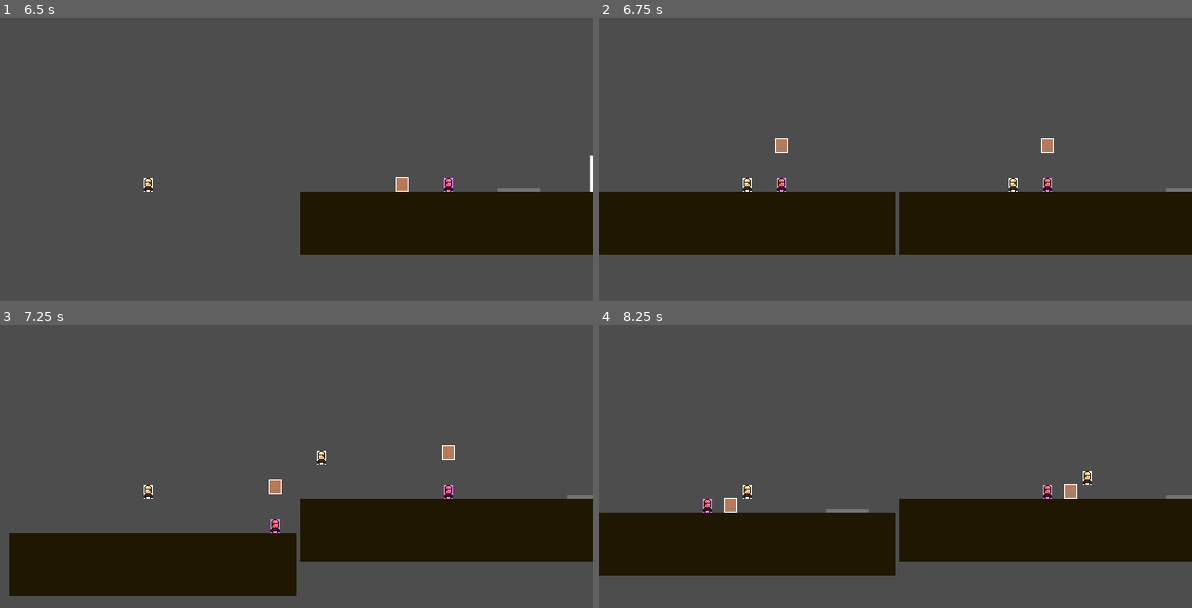
Above: before the commit, frames 1-4 (two rows, left to right).
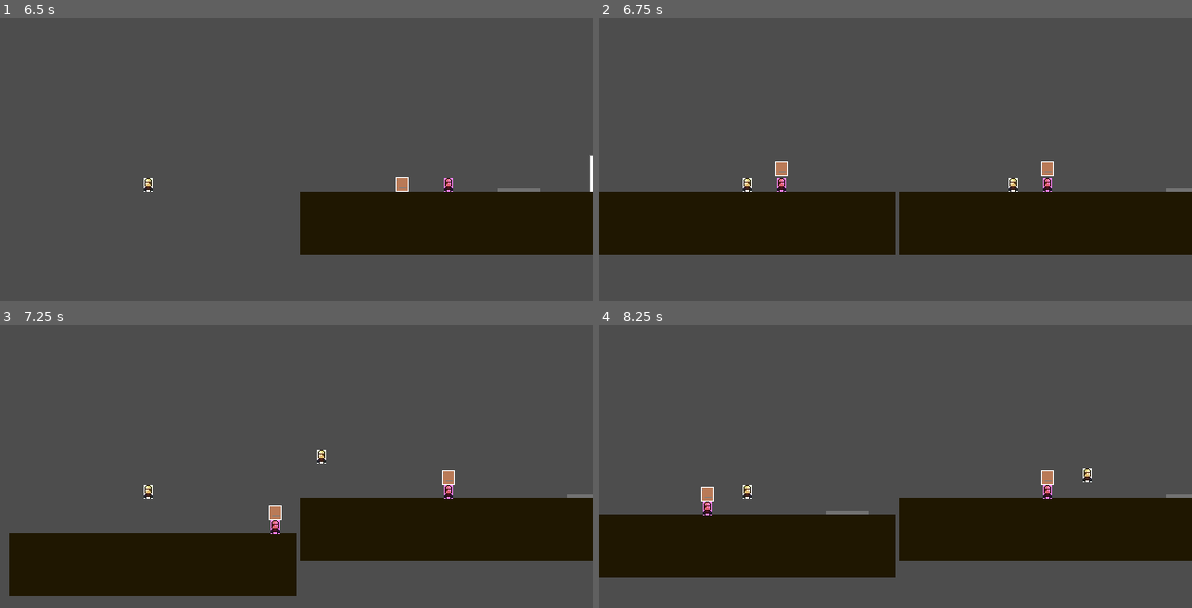
Above: after the commit, the same moments.

Repository: Darr3n2GG/Puzzle-Knights-2P-
Game: Godot game, scene res://Scenes/splitscreen.tscn
Two runs of this game, one before a commit and one after it. Both use one fixed random seed, a clock stepped at 60 frames per second and the inputs below.
Inputs:
- Up to frame 1 (6.5 s): hold D (1Right) 0.53-2.03 s; tap S (1Attack) at 0.6, 1.55, 2.1, 3.05, 3.6, 4.55, 5.1, 6.05 s; tap W (1Up) at 0.77, 1.52, 3.02, 3.77, 4.52, 6.02 s; tap Down (2Place) at 0.8, 1.35, 2.3, 2.85, 3.8, 4.35, 5.3, 5.85 s; hold A (1Left) 2.03-2.78 s; hold D (1Right) 2.78-4.28 s; hold A (1Left) 4.28-5.03 s; hold D (1Right) 5.03-5.78 s; tap Enter at 5.75 s; hold A (1Left) from 5.78 s (still down)
- Up to frame 2 (6.75 s): keep holding A (1Left); tap P (reset) at 6.5 s; tap S (1Attack) at 6.6 s
- Up to frame 3 (7.25 s): keep holding A (1Left); tap W (1Up) at 6.77 s; tap Down (2Place) at 6.8 s
- Up to frame 4 (8.25 s): release A (1Left) at 7.28 s; hold D (1Right) from 7.28 s (still down); tap Down (2Place) at 7.35 s; tap W (1Up) at 7.52 s; tap S (1Attack) at 7.55, 8.1 s

Frame 1 is identical in both runs. In frame 2, 0.5% of the frame differs, in the area x 29-77%, y 42-56%; in frame 3, 0.9%; in frame 4, 1.6%, in the area x 0-100%, y 50-90%.
Error after the commit: Attempt to call function 'start' in base 'null instance' on a null instance. (res://Characters/Players/Player.gd:59)

Commit message:
Attacking system
+attacking system
-a bug that makes it can't run

Diff:
--- a/Characters/Players/Player 1/player_1.tscn
+++ b/Characters/Players/Player 1/player_1.tscn
@@ -17,5 +17,9 @@
 region_enabled = true
 region_rect = Rect2(3, 1, 10, 15)
 
-[node name="CollisionShape2D" type="CollisionShape2D" parent="."]
+[node name="Hitbox" type="CollisionShape2D" parent="."]
 shape = SubResource("RectangleShape2D_0m543")
+
+[node name="Attacking" type="Timer" parent="."]
+
+[connection signal="timeout" from="Attacking" to="." method="_on_attacking_timeout"]
--- a/Characters/Players/Player.gd
+++ b/Characters/Players/Player.gd
@@ -1,6 +1,7 @@
 extends CharacterBody2D
 
 @onready var anim : Node = $Sprite2D
+@onready var atk : Node = $Attacking
 
 const speed : float = 200.0
 const jump_vel : float = -300.0
@@ -10,7 +11,12 @@
 
 @export var controls : Resource = null
 
+
+
+
 func _physics_process(delta):
+	attack()
+
 	if not is_on_floor():
 		velocity.y += gravity * delta
 
@@ -38,8 +44,29 @@
 		var collided = get_slide_collision(last_collided)
 		if collided.get_collider() is RigidBody2D:
 			collided.get_collider().apply_central_impulse(Vector2(-collided.get_normal().x * push_force,0))
-#
-#
+
+
+
+func _input(_event):
+	if Input.is_action_just_pressed("2Place"):
+		print("Wait, bro, we haven't add that.")
+		pass
+
+func attack():
+	if Input.is_action_just_pressed("1Attack"):
+		print("Bro is trying to attack")
+		global.p1_attacking = true
+		atk.start() #I don't know what's going on here, but I'll fix it
+
+
+func _on_attacking_timeout():
+	atk.stop()
+	global.p1_attacking = false
+
+
+
+
+
 #func update_animation():
 #	if velocity.y < 0:
 #		while not is_on_floor():
--- a/Creature/Dummy.gd
+++ b/Creature/Dummy.gd
@@ -1,5 +1,30 @@
 extends RigidBody2D
 
+var health = 10
+var p1_attackzone = false
+
+
 func _physics_process(_delta):
+	damaged()
+
 	if Input.is_action_just_pressed("reset"):
 		global_position = Vector2(0, -50)
+
+
+
+func _on_hitbox_body_entered(body):
+	if body.has_method("player_1"):
+		p1_attackzone = true
+
+
+func _on_hitbox_body_exited(body):
+	if body.has_method("player_1"):
+		p1_attackzone = false
+
+func damaged():
+	if p1_attackzone and global.p1_attacking:
+		health = health - global.damage
+		print("Stop vandalism! Barrel health:", health)
+		if health <= 0:
+			self.queue_free()
+			print("I said STOP!!! You have broken the barrel!")
--- a/Creature/Dummy.tscn
+++ b/Creature/Dummy.tscn
@@ -1,10 +1,13 @@
-[gd_scene load_steps=4 format=3 uid="uid://djo7kll4eugwk"]
+[gd_scene load_steps=5 format=3 uid="uid://djo7kll4eugwk"]
 
 [ext_resource type="Script" path="res://Creature/Dummy.gd" id="1_1ub1h"]
 [ext_resource type="Texture2D" uid="uid://cl7s3d0qedkgl" path="res://Creature/Barrel.png" id="2_7m75l"]
 
 [sub_resource type="RectangleShape2D" id="RectangleShape2D_wu1b8"]
 size = Vector2(14, 16.25)
+
+[sub_resource type="RectangleShape2D" id="RectangleShape2D_wp2yk"]
+size = Vector2(26, 32)
 
 [node name="Dummy" type="RigidBody2D"]
 collision_layer = 2
@@ -18,6 +21,14 @@
 scale = Vector2(0.112, 0.116788)
 texture = ExtResource("2_7m75l")
 
-[node name="CollisionShape2D" type="CollisionShape2D" parent="."]
+[node name="Collision" type="CollisionShape2D" parent="."]
 position = Vector2(0, -0.125)
 shape = SubResource("RectangleShape2D_wu1b8")
+
+[node name="Hitbox" type="Area2D" parent="."]
+
+[node name="CollisionShape2D" type="CollisionShape2D" parent="Hitbox"]
+shape = SubResource("RectangleShape2D_wp2yk")
+
+[connection signal="body_entered" from="Hitbox" to="." method="_on_hitbox_body_entered"]
+[connection signal="body_exited" from="Hitbox" to="." method="_on_hitbox_body_exited"]
--- /dev/null
+++ b/global.gd
@@ -0,0 +1,4 @@
+extends Node
+
+var p1_attacking = false
+var damage = 1
--- a/project.godot
+++ b/project.godot
@@ -14,6 +14,10 @@
 run/main_scene="res://Scenes/splitscreen.tscn"
 config/features=PackedStringArray("4.1", "Forward Plus")
 config/icon="res://icon.svg"
+
+[autoload]
+
+global="*res://global.gd"
 
 [display]
 
